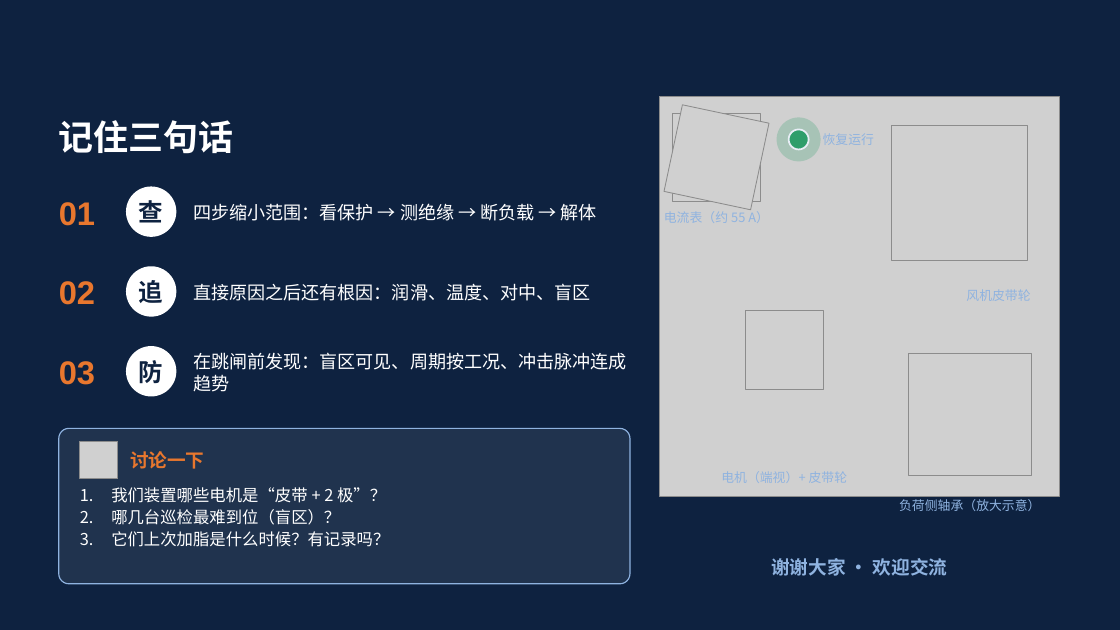
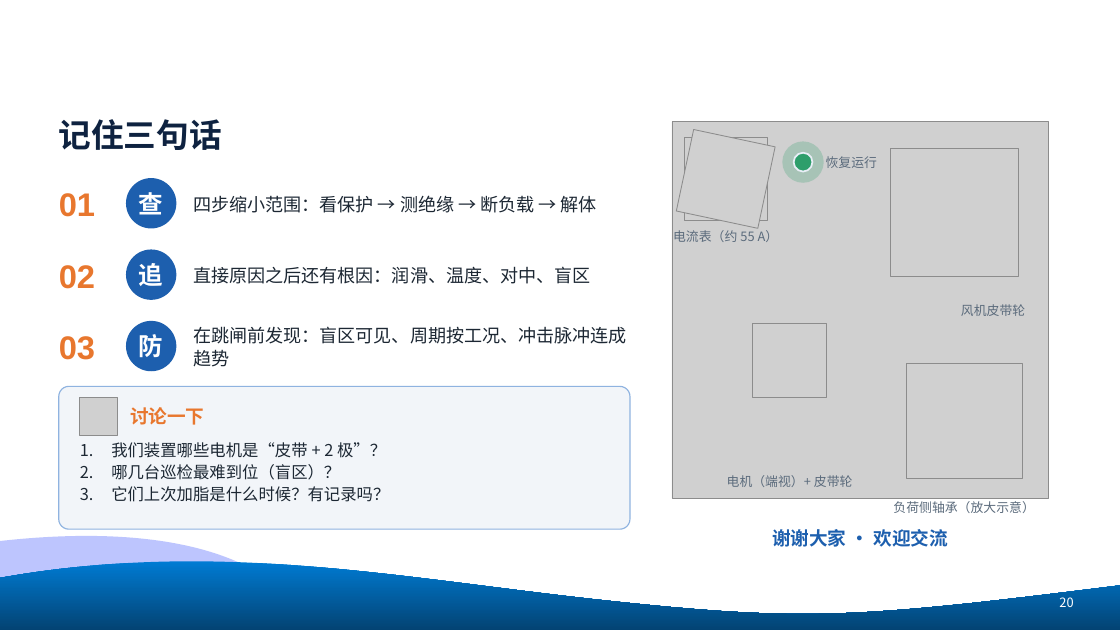
Before and after one commit to tdhvfrtz2r-netizen/YUGAFU, a slide deck: slide 20 of bearing_case_v2/out/bearing_case_v2.pptx. Drawn at 1120x630 pixels with LibreOffice and Linux fonts; fonts in the diff are those of the drawing; grey boxes stand for pictures; background and template pictures are left out. Boxes give left, top, right and bottom in pixels: in the first picture for what was removed or moved away, otherwise in the second. Text is boxed around its words. In the diff, an @@ line names an element or a change of style, - is before the commit and + after.

```diff
--- a/bearing_case_v2/out/bearing_case_v2.pptx
+++ b/bearing_case_v2/out/bearing_case_v2.pptx
@@ background #0E2240 to #FFFFFF @@
@@ text "记住三句话" at bbox=[59, 119, 222, 150]: size 30 to 28 pt, text colour #FFFFFF to #0E2240 @@
@@ picture: place and size @@
-picture at bbox=[660, 97, 1060, 497]
+picture at bbox=[672, 122, 1049, 498]
@@ picture: place and size @@
-picture at bbox=[664, 105, 769, 210]
+picture at bbox=[676, 129, 775, 228]
@@ picture: place and size @@
-picture at bbox=[672, 113, 760, 202]
+picture at bbox=[684, 137, 767, 220]
@@ picture: place and size @@
-picture at bbox=[891, 125, 1027, 260]
+picture at bbox=[891, 149, 1018, 276]
@@ 2 texts, 1 ellipse: place and size @@
-2 texts, 1 ellipse at bbox=[59, 187, 597, 237]
+2 texts, 1 ellipse at bbox=[59, 178, 597, 229]
@@ 2 ellipses, 1 text: place and size @@
-2 ellipses, 1 text at bbox=[777, 118, 932, 161]
+2 ellipses, 1 text at bbox=[782, 141, 877, 182]
@@ text colour #8FB3E0 to #5B6B7C in 5 elements at bbox=[893, 501, 1034, 513], bbox=[727, 475, 853, 487], bbox=[826, 156, 877, 168], bbox=[961, 304, 1025, 316], bbox=[673, 230, 779, 242] @@
@@ text "电流表（约 55 A）": place and size @@
-text "电流表（约 55 A）" at bbox=[731, 209, 769, 223]
+text "电流表（约 55 A）" at bbox=[673, 230, 779, 242]
@@ 2 texts, 1 ellipse: place and size @@
-2 texts, 1 ellipse at bbox=[59, 266, 591, 317]
+2 texts, 1 ellipse at bbox=[59, 250, 591, 300]
@@ text "风机皮带轮": place and size @@
-text "风机皮带轮" at bbox=[967, 283, 1074, 308]
+text "风机皮带轮" at bbox=[961, 304, 1025, 316]
@@ text colour #0E2240 to #FFFFFF; fill #FFFFFF to #1D5FAE in 3 elements at bbox=[126, 178, 176, 229], bbox=[126, 250, 176, 300], bbox=[126, 321, 176, 371] @@
@@ 2 texts, 1 ellipse: place and size @@
-2 texts, 1 ellipse at bbox=[59, 346, 627, 397]
+2 texts, 1 ellipse at bbox=[59, 321, 627, 371]
@@ picture: place and size @@
-picture at bbox=[745, 311, 824, 390]
+picture at bbox=[753, 323, 827, 397]
@@ rounded rectangle: place and size @@
-rounded rectangle at bbox=[59, 429, 630, 584]
+rounded rectangle at bbox=[59, 386, 630, 529]
@@ rounded rectangle at bbox=[59, 386, 630, 529]: fill #FFFFFF at 8% opacity to #F2F5F9; proportions changed @@
@@ picture: place and size @@
-picture at bbox=[909, 353, 1032, 476]
+picture at bbox=[907, 363, 1023, 479]
@@ picture: place and size @@
-picture at bbox=[80, 441, 118, 479]
+picture at bbox=[80, 397, 118, 435]
@@ text "讨论一下": place and size @@
-text "讨论一下" at bbox=[130, 451, 204, 469]
+text "讨论一下" at bbox=[130, 407, 204, 425]
@@ text colour #FFFFFF to #1C2733 in 4 elements at bbox=[193, 195, 597, 213], bbox=[193, 266, 591, 284], bbox=[193, 326, 627, 367], bbox=[111, 442, 389, 502] @@
@@ text "我们装置哪些电机是“皮带 + 2 极”？": place and size @@
-text "我们装置哪些电机是“皮带 + 2 极”？" at bbox=[111, 487, 389, 547]
+text "我们装置哪些电机是“皮带 + 2 极”？" at bbox=[111, 442, 389, 502]
@@ text "电机（端视）+ 皮带轮": place and size @@
-text "电机（端视）+ 皮带轮" at bbox=[699, 465, 870, 491]
+text "电机（端视）+ 皮带轮" at bbox=[727, 475, 853, 487]
@@ freeform shape added at bbox=[0, 536, 314, 630], fill #BDC5FE @@
@@ text "谢谢大家 · 欢迎交流": place and size @@
-text "谢谢大家 · 欢迎交流" at bbox=[771, 558, 947, 576]
+text "谢谢大家 · 欢迎交流" at bbox=[772, 529, 948, 547]
@@ text "谢谢大家 · 欢迎交流" at bbox=[772, 529, 948, 547]: text colour #8FB3E0 to #1D5FAE @@
@@ freeform shape added at bbox=[0, 561, 1120, 630], fill gradient #007BD3 to #034373 @@
@@ page number added at bbox=[1059, 597, 1073, 607], 11 pt, text #FFFFFF @@
+20
```
Also in this commit, not shown: 17 other slides changed, 7 other files.
